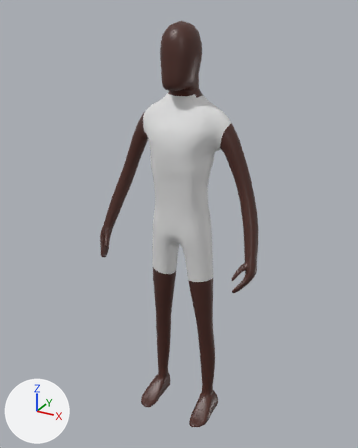
Before and after pictures for a commit that changed the FBX model Assets/Meshes/Players/sophie.fbx.
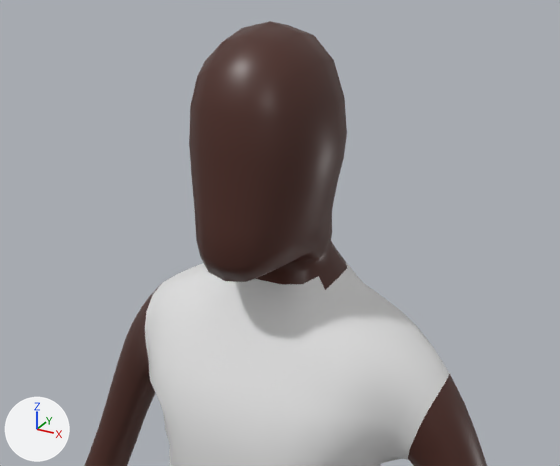
Each version is shown whole from a camera (50 mm lens) standing at (1.053, -1.94, 2.073) and looking at (-0.018, 0.007, 1.1), then close up from a camera (50 mm lens) standing at (0.424, -0.751, 2.146) and looking at (0.035, -0.044, 1.793). Every picture has the same lights, and +X, +Y and +Z are marked at lower left. Where no turn or scale is listed for an object, it has been applied to the vertices.
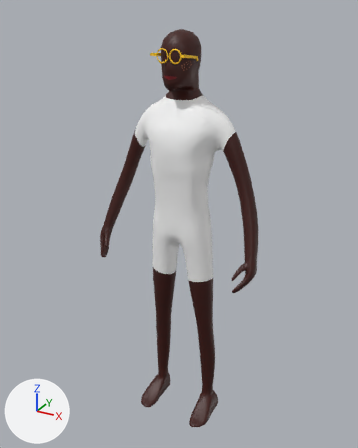
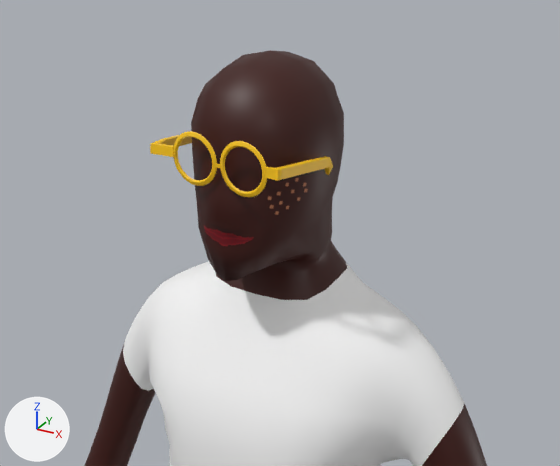
Commit message: starting work on Sophie model

Changed parts and their boxes [x1, y1, x2, y2] in the close-ups (560 x 466 px):
'Cube.001', reshaped: before [84, 21, 487, 466]; after [84, 50, 487, 466]
part 1 of me_cube_002, added (yellow): after [150, 135, 192, 157]
part 2 of me_cube_002, added (yellow): after [265, 156, 333, 181]
part 3 of me_cube_002, built on: before [189, 21, 347, 282]; after [173, 50, 344, 281]
part 4 of me_cube_002, recoloured (brown to white): [85, 252, 485, 466] in both
part 5 of me_cube_002, recoloured: [145, 263, 450, 466] in both

What changed in the scene script:
```text
Add img_sophie_png:
    img_sophie_png = load_image('sophie.png', 'BlendFiles/sophie.png', 197, 201, 'sRGB')
Add mat_sophie:
    mat_sophie = principled_material('sophie')
    mat_sophie.texture = img_sophie_png
Change me_cube_002:
    used by ob_cube_001; location = (0.0, -0.014, 0.901)
    remove me_cube_002.from_pydata(...)  # 2700 vertices, 2698 faces; spans x -0.42..0.42, y -0.17..0.15, z -0.9..1.12
    add me_cube_002.from_pydata(...)  # 3968 vertices, 3964 faces; spans x -0.42..0.42, y -0.17..0.15, z -0.9..1.09
    me_cube_002 part 1: a new loose piece of 24 vertices spanning x -0.09..-0.06, y -0.09..0.02, z 0.96..1.0, in mat_sophie (picture img_sophie_png)
    me_cube_002 part 2: a new loose piece of 20 vertices spanning x 0.06..0.09, y -0.1..0.0, z 0.96..1.0, in mat_sophie (picture img_sophie_png)
    me_cube_002 part 3: 94 vertices moved from x -0.09..0.09, y -0.1..0.09, z 0.85..1.12 to x -0.08..0.08, y -0.09..0.09, z 0.85..1.09; 4 vertices removed from x -0.06..0.06, y -0.07..0.07, z 0.95..0.97; 1228 vertices added at x -0.08..0.08, y -0.11..0.08, z 0.84..1.07
    me_cube_002 part 4: 1918 faces spanning x -0.42..0.42, y -0.17..0.1, z -0.9..1.09 switch from mat_sophie1 (dark red #4d2a22) to mat_sophie (picture img_sophie_png)
    me_cube_002 part 5: 694 faces spanning x -0.2..0.22, y -0.1..0.15, z -0.07..0.83 switch from mat_undershirt (white #e7e7e7) to mat_sophie (picture img_sophie_png)
```
